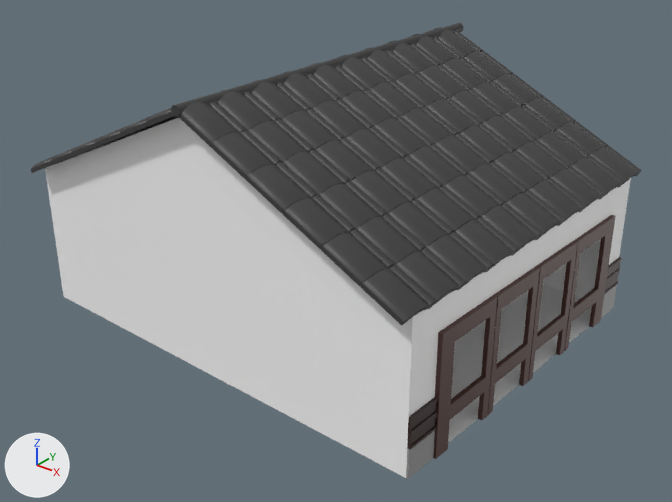
Before and after pictures for a commit that changed the Blender file build4.blend.
Both versions are drawn from a 50 mm lens placed at (1.665, -2.053, 1.539), pointed at (0.085, -0.078, 0.314). The axes (+X, +Y, +Z) are drawn at lower left. The lights are the same throughout.

Names of what the first picture shows: '円柱', '円柱.001', '立方体.019'.
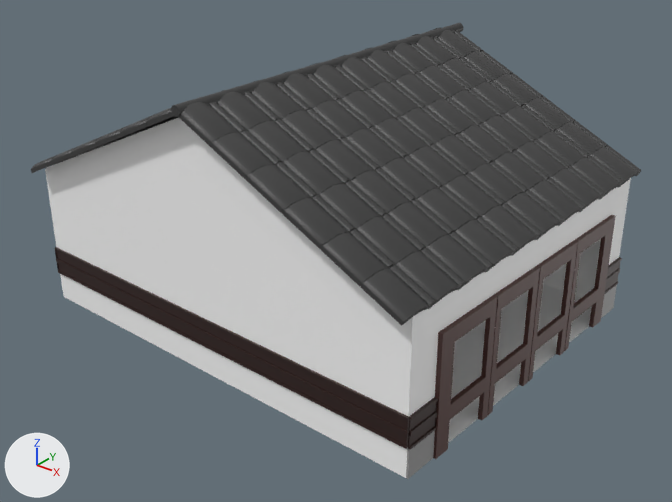
Where the change shows, as pixel boxes [x1, y1, x2, y2] in the pictures (672 x 502 px):
'立方体', added: after [55, 247, 409, 449]

The change, as a list of edits to the scene's bpy script:
```text
Add mat_マテリアル_005:
    mat_マテリアル_005 = principled_material('マテリアル.005')
    mat_マテリアル_005.base_color = (0.0296, 0.0116, 0.00972)  # brown #301c19
Add me_立方体:
    me_立方体.from_pydata(...)  # 32 vertices, 28 faces; spans x -0.044..0.044, y -0.277..0.277, z -0.014..0.014
    me_立方体.materials.append(mat_マテリアル_005)  # brown #301c19
Add ob_立方体:
    ob_立方体 = bpy.data.objects.new('立方体', me_立方体)
    ob_立方体.location = (0.015, -0.563, 0.228)
    ob_立方体.rotation_euler = (1.537, -1.571, 0.0)  # degrees (88, -90, 0)
    ob_立方体.scale = (1.0, 2.49, 0.245)
```
